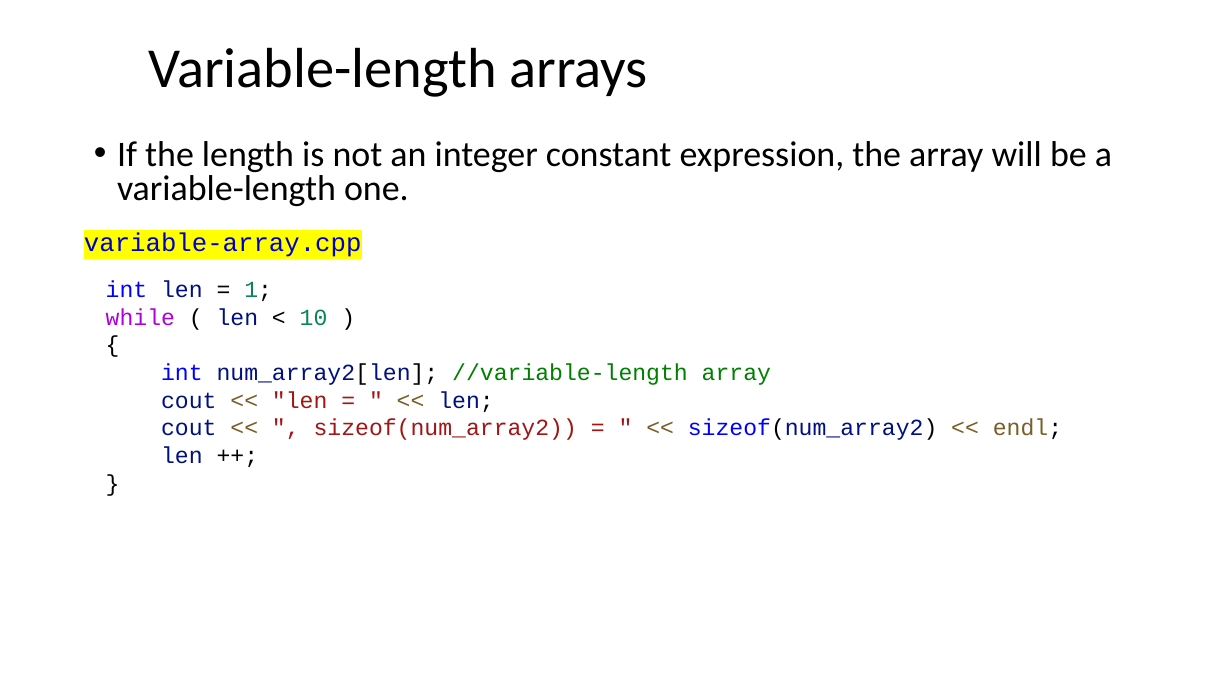
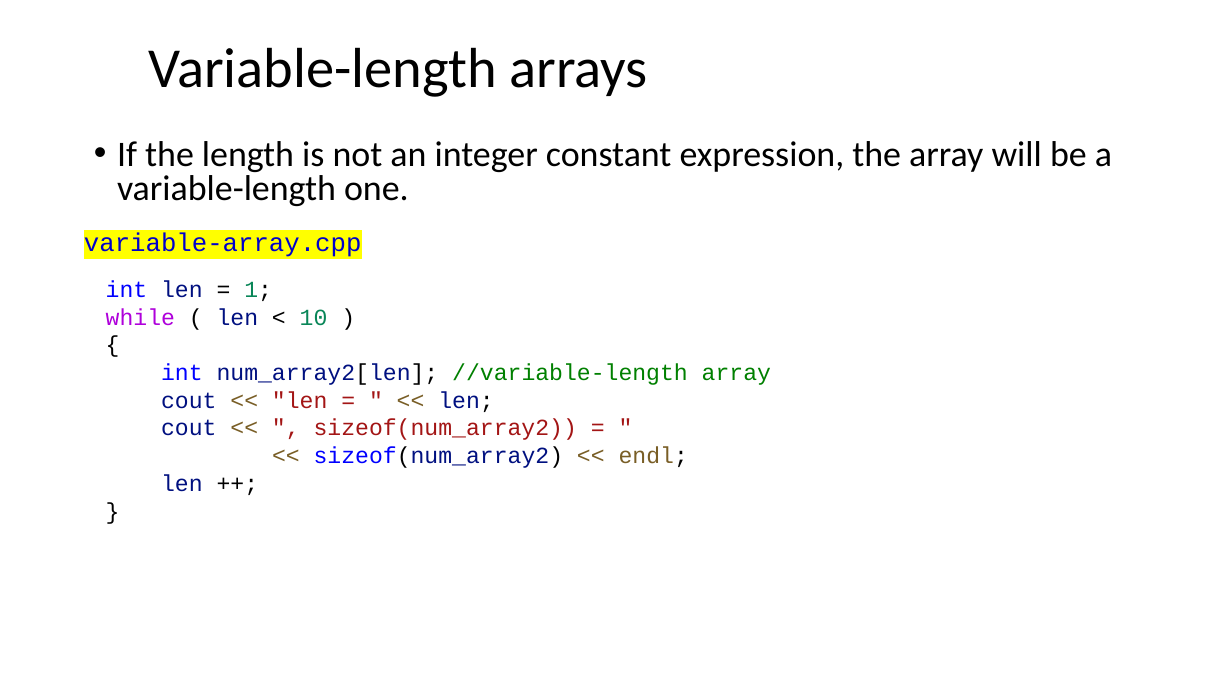
Before and after one commit to dayekuaipao/CPPLearning, a slide deck: slide 4 of week04/Lecture04.pptx. Drawn at 1232x693 pixels with LibreOffice and Linux fonts; fonts in the diff are those of the drawing; background and template pictures are left out. Boxes give left, top, right and bottom in pixels: in the first picture for what was removed or moved away, otherwise in the second. Text is boxed around its words. In the diff, an @@ line names an element or a change of style, - is before the commit and + after.

```diff
--- a/week04/Lecture04.pptx
+++ b/week04/Lecture04.pptx
@@ text at [161, 419, 688, 468]: text changed @@
-cout << ", sizeof(num_array2)) = " << sizeof(num_array2) << endl;
+cout << ", sizeof(num_array2)) = "
+<< sizeof(num_array2) << endl;
```
Also in this commit, not shown: 6 other slides changed, 7 other files.
